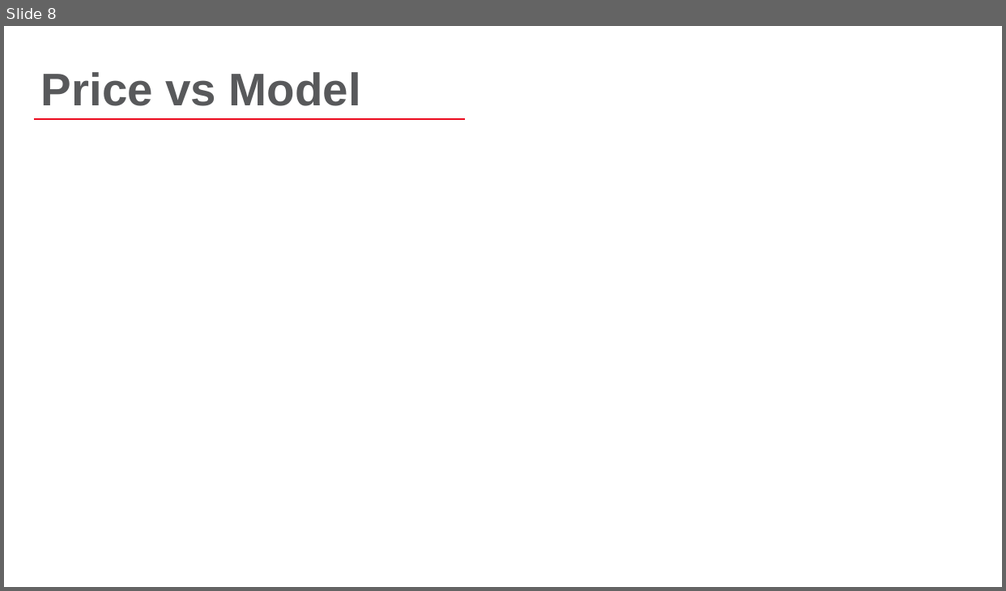
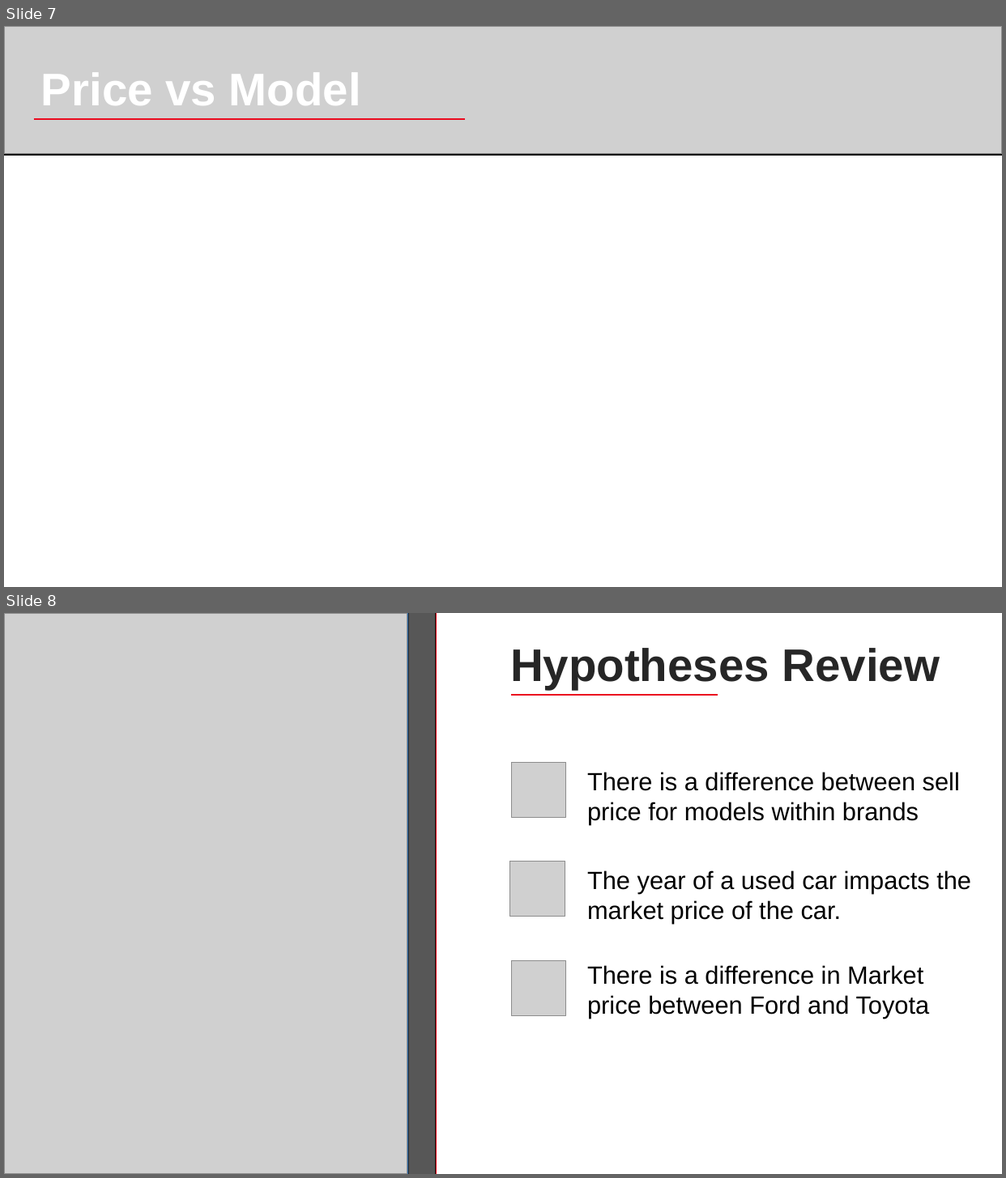
Before and after one commit to YarelyVargas/SMU_project1_Group2, a slide deck: Yarely-slides/SlideDeckGroup2.pptx. Shown one above the other, each under a label of ours: slide 8 before the commit, slides 7 and 8 after it. The pictures are 1006x591 and 1006x1178 pixels, drawn with LibreOffice and Linux fonts; fonts in the diff are those of the drawing; grey boxes stand for pictures; background and template pictures are left out. Boxes give left, top, right and bottom in pixels: in the first picture for what was removed or moved away, otherwise in the second. Text is boxed around its words. In the diff, an @@ line names an element or a change of style, - is before the commit and + after.

```diff
--- a/Yarely-slides/SlideDeckGroup2.pptx
+++ b/Yarely-slides/SlideDeckGroup2.pptx
@@ slide 8 added at (x1=4, y1=613, x2=1002, y2=1174), background picture (left out) @@
@@ rectangle added at (x1=4, y1=613, x2=407, y2=1174), fill #000000 at 66% opacity, outline #000000 1 pt @@
@@ picture added at (x1=4, y1=613, x2=407, y2=1174) @@
@@ line added from (407, 613) to (407, 1174), #2A6BAC 0.5 pt @@
@@ rectangle added at (x1=408, y1=613, x2=436, y2=1174), fill #000000 at 66% opacity, outline #000000 1 pt @@
@@ line added from (437, 613) to (437, 1174), #EB0A1E 0.5 pt @@
@@ text added at (x1=510, y1=648, x2=940, y2=689), 44 pt, text #262626, bold @@
+Hypotheses Review
@@ line added from (512, 695) to (718, 695), #EB0A1E 2 pt @@
@@ group added at (x1=510, y1=763, x2=971, y2=1018): 3 pictures, 1 text @@
+There is a difference between sell price for models within brands
+The year of a used car impacts the market price of the car.
+There is a difference in Market price between Ford and Toyota
@@ what was slide 8 is now slide 7 @@
@@ slide 7 changed as well @@
@@ rectangle added at (x1=4, y1=26, x2=1002, y2=155), fill #000000, outline #000000 1 pt @@
@@ picture added at (x1=4, y1=26, x2=1002, y2=154) @@
@@ text "Price vs Model" at (x1=41, y1=72, x2=361, y2=105): text colour #58595B to #FFFFFF @@
```
Also in this commit, not shown: 5 other slides changed, 2 other slides added, 6 slides removed.
